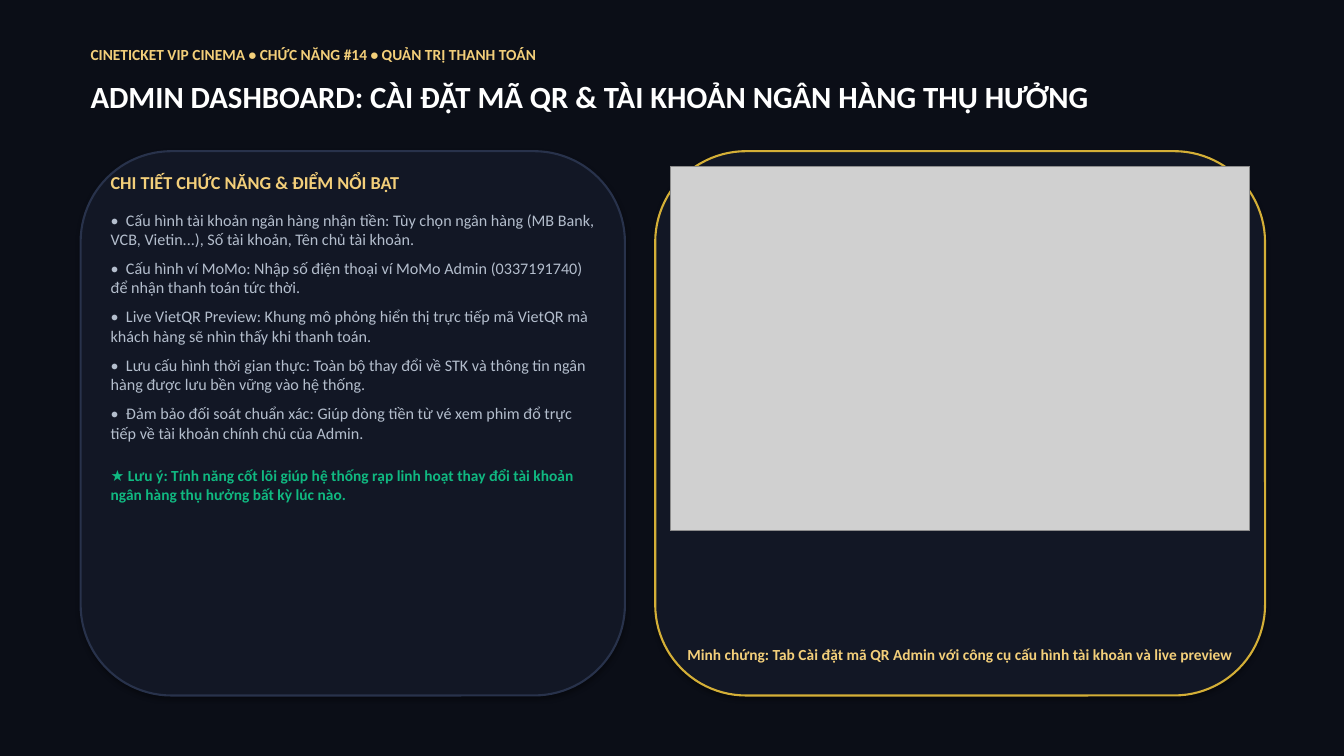
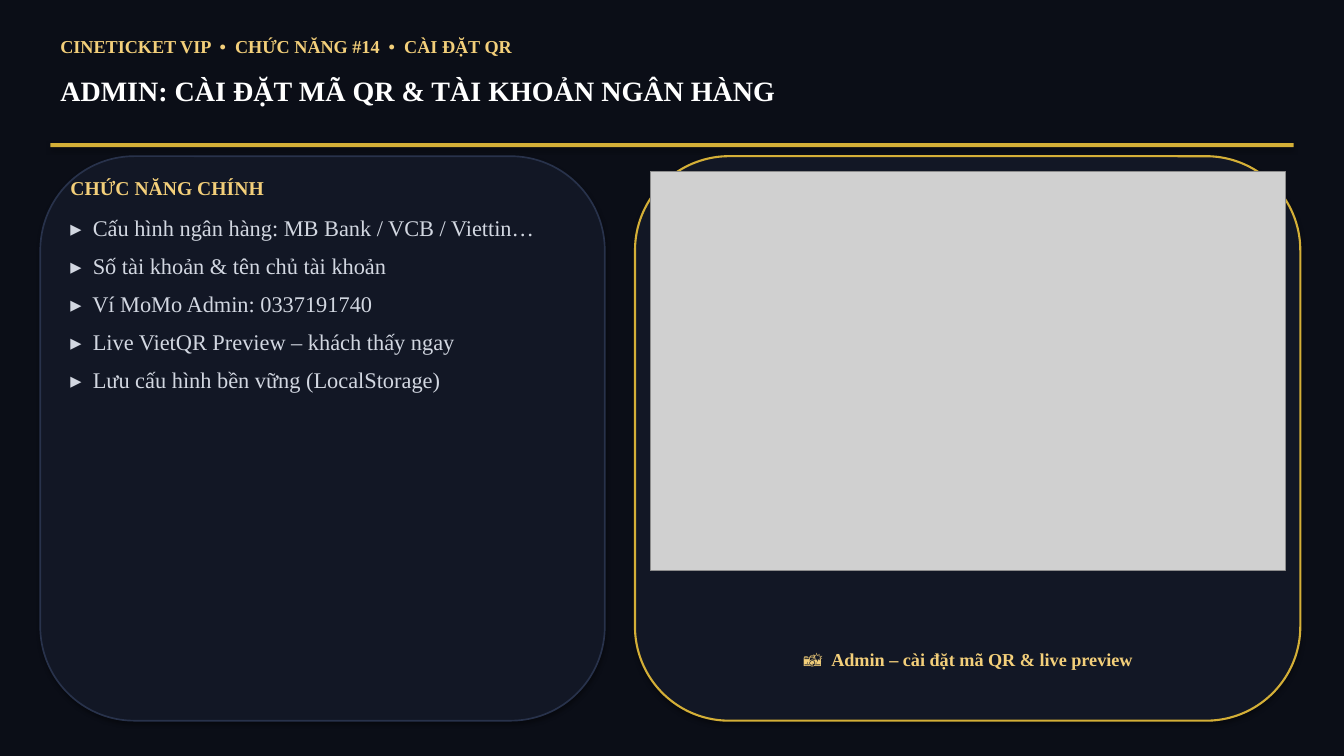
Before and after one commit to hathao109207-oss/hathao, a slide deck: slide 15 of BaoCao_ChucNang_CineTicket.pptx. Drawn at 1344x756 pixels with LibreOffice and Linux fonts; fonts in the diff are those of the drawing; grey boxes stand for pictures. Boxes give left, top, right and bottom in pixels: in the first picture for what was removed or moved away, otherwise in the second. Text is boxed around its words. In the diff, an @@ line names an element or a change of style, - is before the commit and + after.

Commit message:
style(pptx): font Times New Roman 16, noi dung rut gon theo tu khoa

```diff
--- a/BaoCao_ChucNang_CineTicket.pptx
+++ b/BaoCao_ChucNang_CineTicket.pptx
@@ text at (x1=60, y1=39, x2=512, y2=57): text changed; size 11 to 13 pt; font Calibri to Times New Roman @@
-CINETICKET VIP CINEMA • CHỨC NĂNG #14 • QUẢN TRỊ THANH TOÁN
+CINETICKET VIP • CHỨC NĂNG #14 • CÀI ĐẶT QR
@@ text at (x1=60, y1=80, x2=775, y2=107): text changed; size 22 to 20 pt; font Calibri to Times New Roman @@
-ADMIN DASHBOARD: CÀI ĐẶT MÃ QR & TÀI KHOẢN NGÂN HÀNG THỤ HƯỞNG
+ADMIN: CÀI ĐẶT MÃ QR & TÀI KHOẢN NGÂN HÀNG
@@ rectangle added at (x1=50, y1=143, x2=1294, y2=147), fill #D4AF37 @@
@@ rounded rectangle resized from (x1=81, y1=151, x2=625, y2=696) to (x1=40, y1=156, x2=605, y2=721) @@
@@ rounded rectangle at (x1=40, y1=156, x2=605, y2=721): outline #28324B 1.5 pt to #28324B 1.2 pt @@
@@ rounded rectangle resized from (x1=655, y1=151, x2=1265, y2=696) to (x1=635, y1=156, x2=1301, y2=721) @@
@@ picture resized from (x1=670, y1=166, x2=1250, y2=530) to (x1=650, y1=171, x2=1286, y2=571) @@
@@ text at (x1=70, y1=180, x2=534, y2=393): text changed; size 11.5 to 16 pt; font Calibri to Times New Roman; text colour #B4BECD to #D2D7E1 @@
-CHI TIẾT CHỨC NĂNG & ĐIỂM NỔI BẬT
-• Cấu hình tài khoản ngân hàng nhận tiền: Tùy chọn ngân hàng (MB Bank, VCB, Vietin...), Số tài khoản, Tên chủ tài khoản.
-• Cấu hình ví MoMo: Nhập số điện thoại ví MoMo Admin (0337191740) để nhận thanh toán tức thời.
-• Live VietQR Preview: Khung mô phỏng hiển thị trực tiếp mã VietQR mà khách hàng sẽ nhìn thấy khi thanh toán.
-• Lưu cấu hình thời gian thực: Toàn bộ thay đổi về STK và thông tin ngân hàng được lưu bền vững vào hệ thống.
-• Đảm bảo đối soát chuẩn xác: Giúp dòng tiền từ vé xem phim đổ trực tiếp về tài khoản chính chủ của Admin.
-★ Lưu ý: Tính năng cốt lõi giúp hệ thống rạp linh hoạt thay đổi tài khoản ngân hàng thụ hưởng bất kỳ lúc nào.
+CHỨC NĂNG CHÍNH
+▸ Cấu hình ngân hàng: MB Bank / VCB / Viettin…
+▸ Số tài khoản & tên chủ tài khoản
+▸ Ví MoMo Admin: 0337191740
+▸ Live VietQR Preview – khách thấy ngay
+▸ Lưu cấu hình bền vững (LocalStorage)
@@ text at (x1=831, y1=653, x2=1132, y2=670): text changed; size 11 to 13 pt; font Calibri to Times New Roman @@
-Minh chứng: Tab Cài đặt mã QR Admin với công cụ cấu hình tài khoản và live preview
+📸 Admin – cài đặt mã QR & live preview
```
Also in this commit, not shown: 15 other slides changed, 1 other file.
